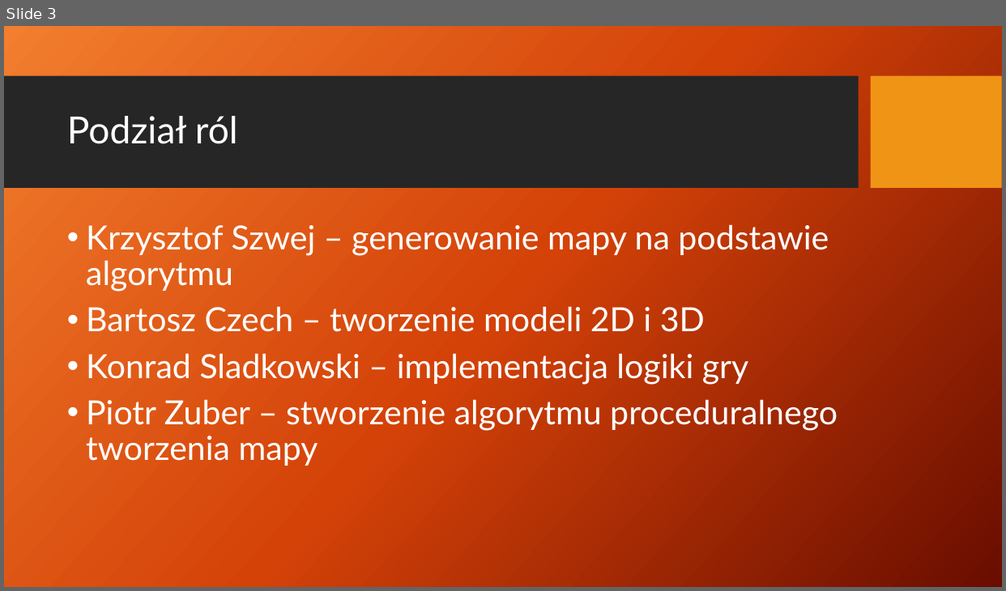
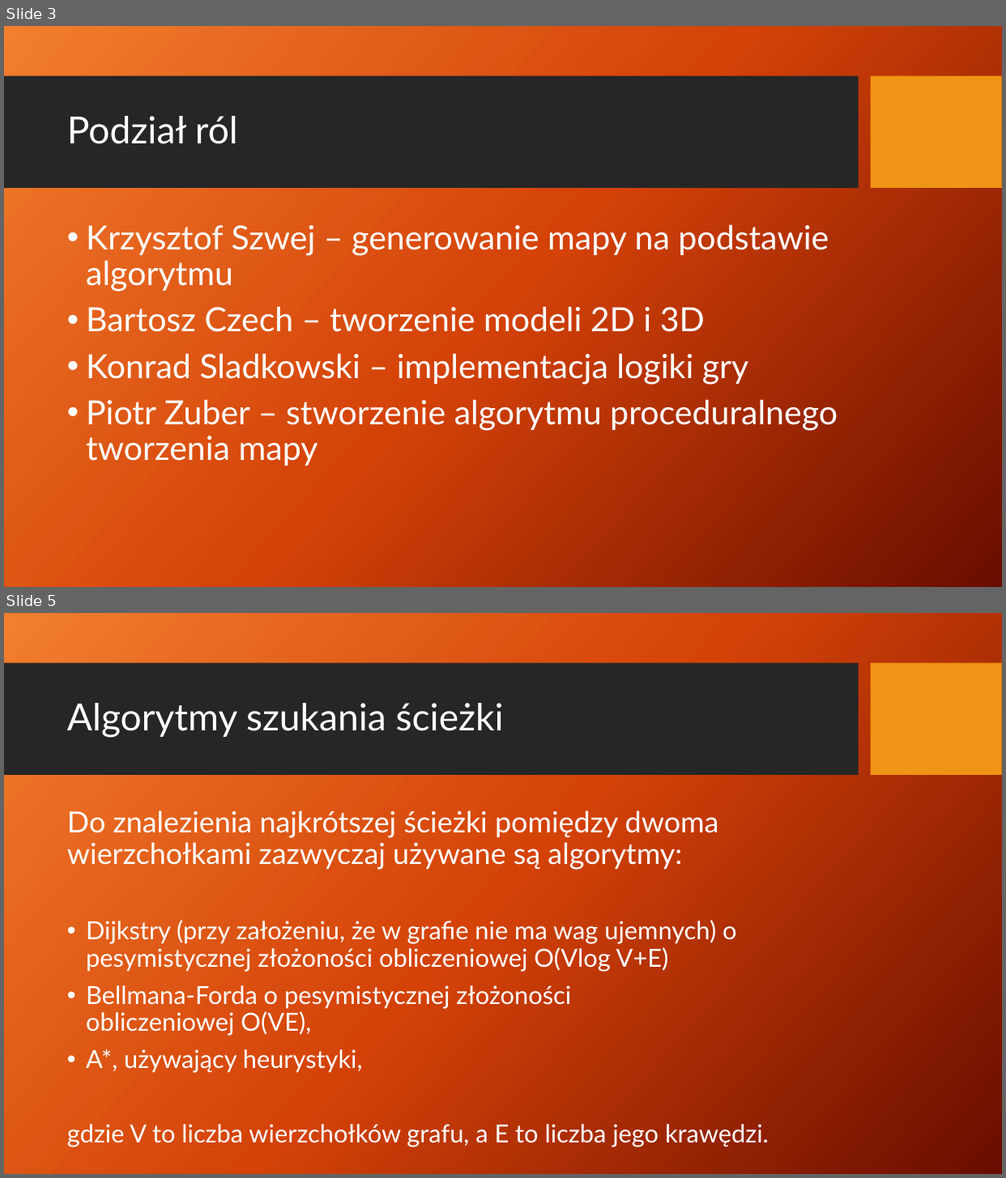
Before and after one commit to FakeOrganization-TD/TowerDefence, a slide deck: Prezentacje/Prez 2 - oceniana.pptx. Shown one above the other, each under a label of ours: slide 3 before the commit, slides 3 and 5 after it; the slides between them are not shown. The pictures are 1006x591 and 1006x1178 pixels, drawn with LibreOffice and Linux fonts; fonts in the diff are those of the drawing; background and template pictures are left out. Boxes give left, top, right and bottom in pixels: in the first picture for what was removed or moved away, otherwise in the second. Text is boxed around its words. In the diff, an @@ line names an element or a change of style, - is before the commit and + after.

```diff
--- a/Prezentacje/Prez 2 - oceniana.pptx
+++ b/Prezentacje/Prez 2 - oceniana.pptx
@@ slide 5 added at (4,613,1002,1174), background picture (left out); not listed: 2 template elements that a slide beside it also shows @@
@@ title added at (67,703,504,738), 36 pt, text #FFFFFF @@
+Algorytmy szukania ścieżki
@@ text added at (67,811,769,1148), 24 pt, text #FFFFFF @@
+Do znalezienia najkrótszej ścieżki pomiędzy dwoma wierzchołkami zazwyczaj używane są algorytmy:
+• Dijkstry (przy założeniu, że w grafie nie ma wag ujemnych) o pesymistycznej złożoności obliczeniowej O(Vlog V+E)
+• Bellmana-Forda o pesymistycznej złożoności
+  obliczeniowej O(VE),
+• A*, używający heurystyki,
+gdzie V to liczba wierzchołków grafu, a E to liczba jego krawędzi.
```
Also in this commit, not shown: 3 other slides added, 1 slide removed, 1 other file.
